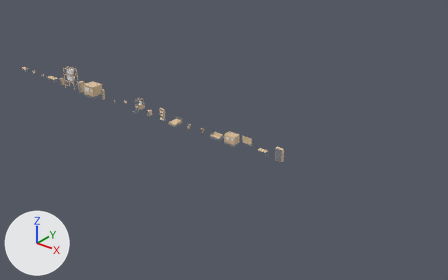
Renders of the Blender file ui/models_src/furniture.blend from each side of a commit.
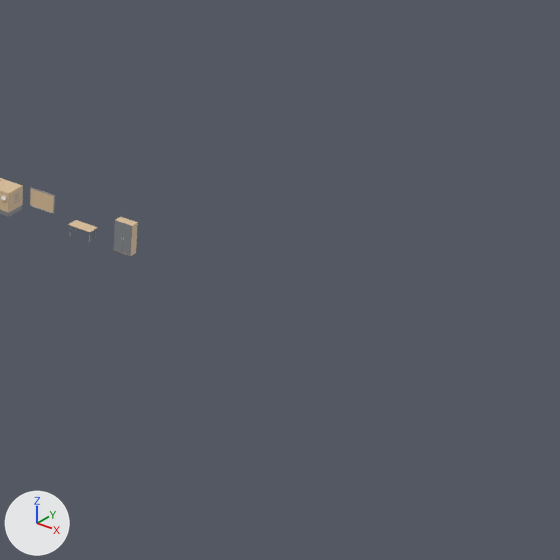
Each version is shown whole from a 50 mm camera at (108.0, -69.4, 43.2) aimed at (49.7, 3.5, -2.0), then close up on the part from 51% to 100% of the width and 22% to 100% of the height. Every picture has the same lights, and +X, +Y and +Z are marked at lower left. The last two pictures show the newer version.

Objects in the first close-up: 'cabinet', 'machine' and 2 more.
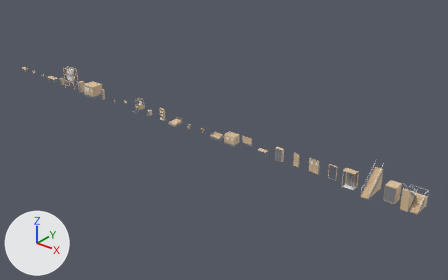
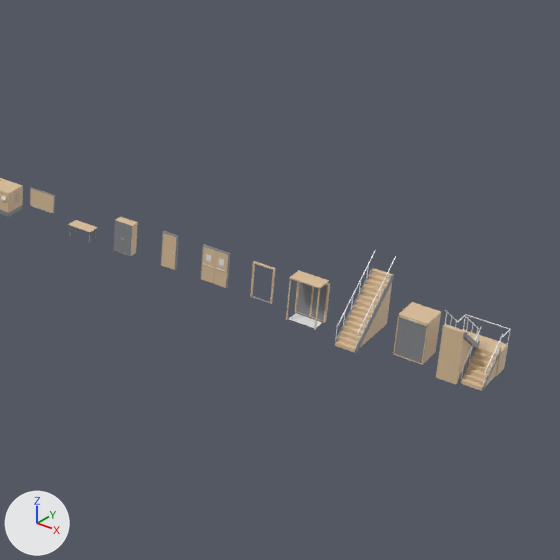
The change, as a list of edits to the scene's bpy script:
```text
Add me_stair_dogleg:
    me_stair_dogleg.from_pydata(...)  # 332 vertices, 260 faces; spans x -1.2..1.2, y -1.5..1.5, z 0.0..3.9
    # faces by material slot: [96, 38, 126]
    me_stair_dogleg.materials.append(mat_primary)  # beige #ddc09b
    me_stair_dogleg.materials.append(mat_secondary)  # grey #86898e
    me_stair_dogleg.materials.append(mat_accent)  # white #edeff1
Add me_lift:
    me_lift.from_pydata(...)  # 104 vertices, 78 faces; spans x -0.8..0.8, y -0.82..0.82, z 0.0..2.4
    # faces by material slot: [54, 12, 12]
    me_lift.materials.append(mat_primary)  # beige #ddc09b
    me_lift.materials.append(mat_secondary)  # grey #86898e
    me_lift.materials.append(mat_accent)  # white #edeff1
Add me_stair_flight:
    me_stair_flight.from_pydata(...)  # 240 vertices, 190 faces; spans x -0.6..0.6, y -1.88..1.88, z 0.0..4.1
    # faces by material slot: [90, 28, 72]
    me_stair_flight.materials.append(mat_primary)  # beige #ddc09b
    me_stair_flight.materials.append(mat_secondary)  # grey #86898e
    me_stair_flight.materials.append(mat_accent)  # white #edeff1
Add me_entrance:
    me_entrance.from_pydata(...)  # 152 vertices, 122 faces; spans x -0.9..0.9, y -1.1..0.1, z 0.0..2.6
    # faces by material slot: [104, 12, 6]
    me_entrance.materials.append(mat_primary)  # beige #ddc09b
    me_entrance.materials.append(mat_secondary)  # grey #86898e
    me_entrance.materials.append(mat_accent)  # white #edeff1
Add me_opening_frame:
    me_opening_frame.from_pydata(...)  # 32 vertices, 24 faces; spans x -0.65..0.65, y -0.08..0.08, z 0.0..2.15
    # faces by material slot: [18, 6]
    me_opening_frame.materials.append(mat_primary)  # beige #ddc09b
    me_opening_frame.materials.append(mat_secondary)  # grey #86898e
Add me_door_double:
    me_door_double.from_pydata(...)  # 136 vertices, 118 faces; spans x -0.85..0.85, y -0.13..0.07, z 0.0..2.15
    # faces by material slot: [52, 18, 48]
    me_door_double.materials.append(mat_primary)  # beige #ddc09b
    me_door_double.materials.append(mat_secondary)  # grey #86898e
    me_door_double.materials.append(mat_accent)  # white #edeff1
Add me_door:
    me_door.from_pydata(...)  # 140 vertices, 134 faces; spans x -0.5..0.5, y -0.13..0.07, z 0.0..2.15
    # faces by material slot: [26, 36, 72]
    me_door.materials.append(mat_primary)  # beige #ddc09b
    me_door.materials.append(mat_secondary)  # grey #86898e
    me_door.materials.append(mat_accent)  # white #edeff1
Add ob_stair_dogleg:
    ob_stair_dogleg = bpy.data.objects.new('stair_dogleg', me_stair_dogleg)
    ob_stair_dogleg.location = (84.0, 0.0, 0.0)
Add ob_lift:
    ob_lift = bpy.data.objects.new('lift', me_lift)
    ob_lift.location = (81.0, 0.0, 0.0)
Add ob_stair_flight:
    ob_stair_flight = bpy.data.objects.new('stair_flight', me_stair_flight)
    ob_stair_flight.location = (78.0, 0.0, 0.0)
Add ob_entrance:
    ob_entrance = bpy.data.objects.new('entrance', me_entrance)
    ob_entrance.location = (75.0, 0.0, 0.0)
Add ob_opening_frame:
    ob_opening_frame = bpy.data.objects.new('opening_frame', me_opening_frame)
    ob_opening_frame.location = (72.0, 0.0, 0.0)
Add ob_door_double:
    ob_door_double = bpy.data.objects.new('door_double', me_door_double)
    ob_door_double.location = (69.0, 0.0, 0.0)
Add ob_door:
    ob_door = bpy.data.objects.new('door', me_door)
    ob_door.location = (66.0, 0.0, 0.0)
```

Changed parts and their boxes (x1, y1, x2, y2) in the close-ups (560 x 560 px):
'stair_dogleg', added
    after: (436, 310, 511, 391)
    faces in mat_primary (beige #ddc09b): (436, 324, 508, 391)
    faces in mat_secondary (grey #86898e): (442, 325, 501, 391)
    faces in mat_accent (white #edeff1): (445, 310, 511, 386)
'stair_flight', added
    after: (334, 250, 396, 353)
    faces in mat_primary (beige #ddc09b): (335, 269, 393, 352)
    faces in mat_secondary (grey #86898e): (334, 268, 394, 353)
    faces in mat_accent (white #edeff1): (335, 250, 396, 348)
'lift', added
    after: (393, 302, 441, 365)
    faces in mat_primary (beige #ddc09b): (393, 302, 441, 365)
    faces in mat_secondary (grey #86898e): (395, 317, 428, 363)
'entrance', added
    after: (286, 270, 330, 330)
    faces in mat_primary (beige #ddc09b): (286, 270, 330, 330)
    faces in mat_secondary (grey #86898e): (297, 282, 327, 320)
    faces in mat_accent (white #edeff1): (289, 313, 322, 328)
'door_double', added
    after: (200, 244, 230, 288)
    faces in mat_primary (beige #ddc09b): (201, 246, 228, 288)
    faces in mat_secondary (grey #86898e): (200, 244, 230, 288)
'door', added
    after: (160, 231, 179, 270)
    faces in mat_primary (beige #ddc09b): (161, 233, 176, 270)
    faces in mat_secondary (grey #86898e): (160, 231, 179, 270)
'opening_frame', added
    after: (250, 261, 275, 304)
    faces in mat_primary (beige #ddc09b): (250, 261, 275, 304)
